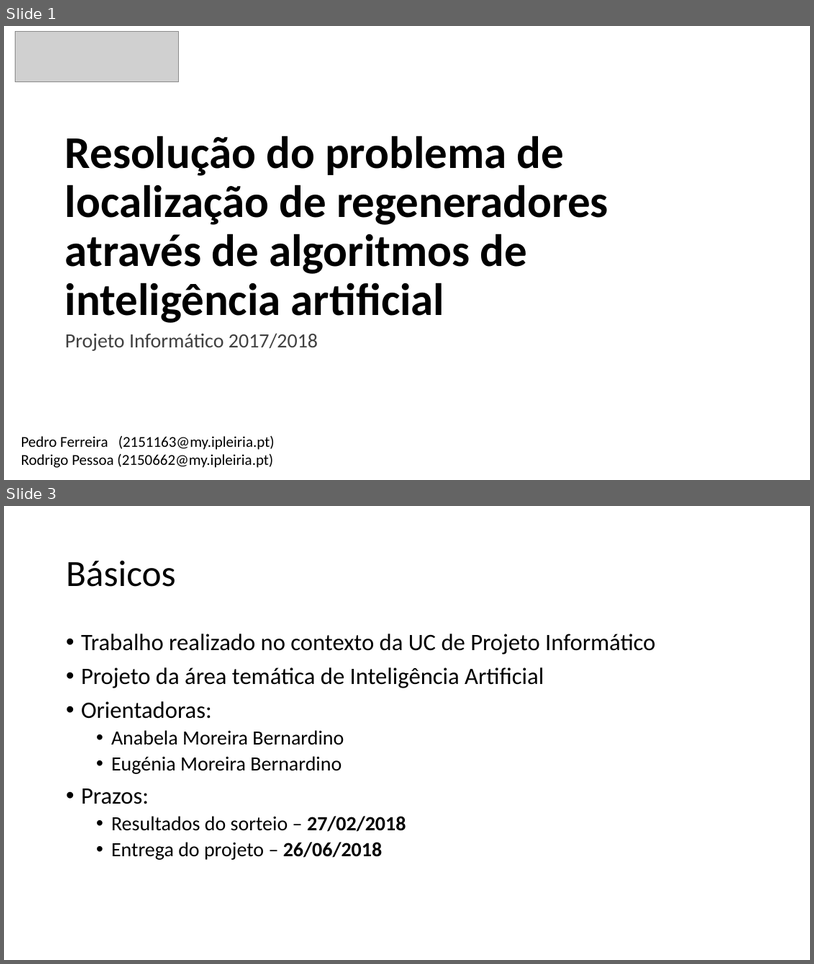
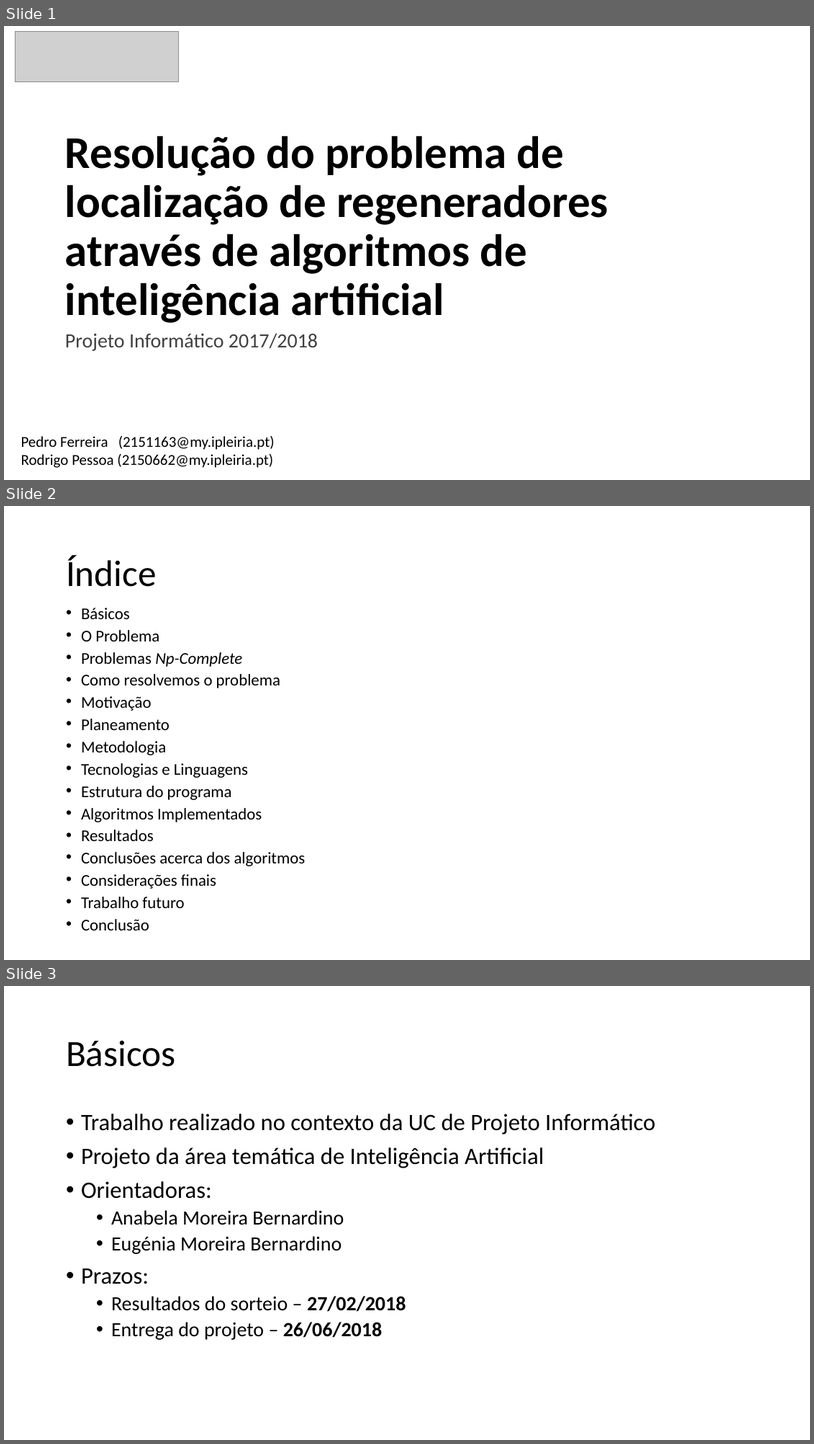
Before and after one commit to xQsme/RLP_Qt, a slide deck: powerpoint_defesa.pptx. Shown one above the other, each under a label of ours: slides 1 and 3 before the commit, slides 1, 2 and 3 after it; the slides between them are not shown. The pictures are 814x964 and 814x1444 pixels, drawn with LibreOffice and Linux fonts; fonts in the diff are those of the drawing; grey boxes stand for pictures. Boxes give left, top, right and bottom in pixels: in the first picture for what was removed or moved away, otherwise in the second. Text is boxed around its words. In the diff, an @@ line names an element or a change of style, - is before the commit and + after.

```diff
--- a/powerpoint_defesa.pptx
+++ b/powerpoint_defesa.pptx
@@ slide 2 added at box(4, 506, 810, 960), background #FFFFFF @@
@@ title added at box(66, 555, 157, 587), 44 pt, text #000000 @@
+Índice
@@ text added at box(81, 608, 306, 930), 19.6 pt, text #000000 @@
+• Básicos
+• O Problema
+• Problemas Np-Complete
+• Como resolvemos o problema
+• Motivação
+• Planeamento
+• Metodologia
+• Tecnologias e Linguagens
+• Estrutura do programa
+• Algoritmos Implementados
+• Resultados
+• Conclusões acerca dos algoritmos
+• Considerações finais
+• Trabalho futuro
+• Conclusão
```
Also in this commit, not shown: 2 slides changed, 9 other slides added, 2 slides removed.
